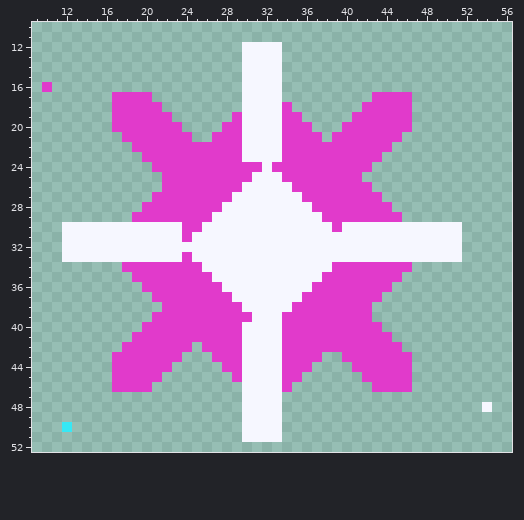
Pixel-art file: game/assets/source/original_procedural/impact_spark.aseprite. Above, as it was before the edit.
64x64 pixels, 1 frame. Shown: x 9..56, y 10..52.
New version:
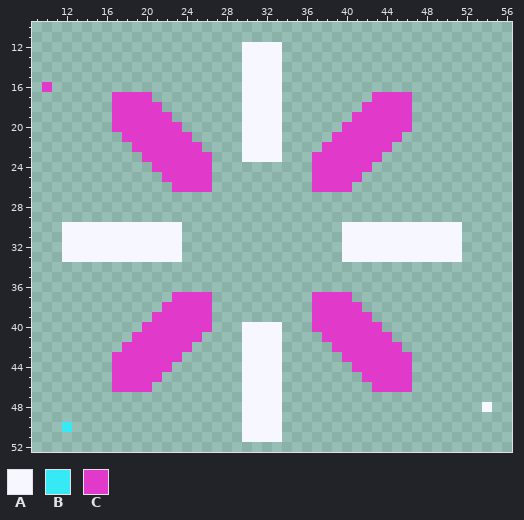
Palette (. is transparent): A #f6f7ff  B #37e8f5  C #e13acb
The exact change:
Changed rows in their new state; - is an unchanged pixel.
first column x 18:
18 ----------------.------------
19 -----------.----..-----------
20 ----------..----...----------
21 ---------...----....---------
22 --------....----....---------
23 ---------...----...----------
24 ---------..........----------
25 ---------..........----------
26 ----.----..........----..----
27 ---.......................---
28 --.........................--
29 -...........................-
30 ------................-------
31 ------................-------
32 ------................-------
33 ------................-------
34 .............................
35 -...........................-
36 --.........................--
37 ---..----..........----...---
38 ---------..........-----.----
39 ---------..........----------
40 ---------...----...----------
41 --------....----....---------
42 --------....----.....--------
43 ---------...----....---------
44 ----------..----...----------
45 -----------.----..-----------
46 ----------------.------------
